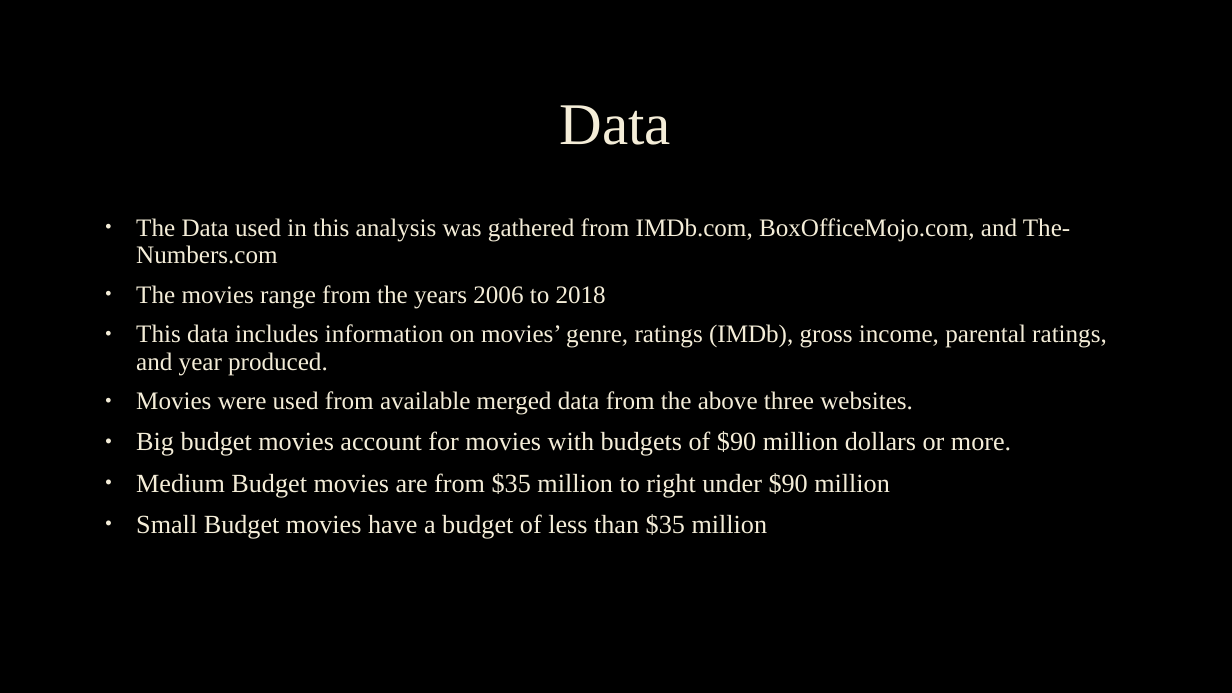
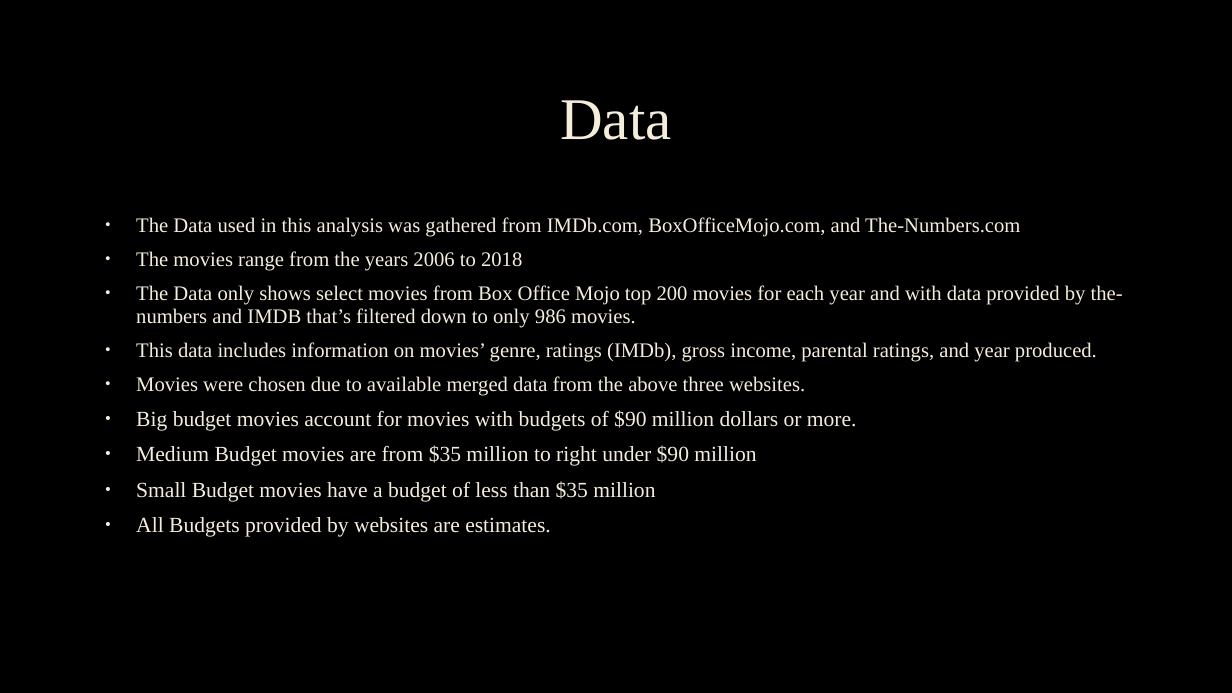
Before and after one commit to Coleman-R/Movie_Capstone, a slide deck: slide 3 of Capstone_presentation.pptx. Drawn at 1232x693 pixels with LibreOffice and Linux fonts; fonts in the diff are those of the drawing; background and template pictures are left out. Boxes give left, top, right and bottom in pixels: in the first picture for what was removed or moved away, otherwise in the second. Text is boxed around its words. In the diff, an @@ line names an element or a change of style, - is before the commit and + after.

```diff
--- a/Capstone_presentation.pptx
+++ b/Capstone_presentation.pptx
@@ title "Data" moved from (x1=560, y1=105, x2=671, y2=145) to (x1=560, y1=100, x2=671, y2=140) @@
@@ text at (x1=136, y1=217, x2=1097, y2=502): size 19.6 to 16.1 pt in "The Data used in this analysis was ...", "The movies range from the years 2006 ...", "This data includes information on movies’ genre, ..."; size 20.4 to 16.8 pt in "Big budget movies account for movies with ...", "Medium Budget movies are from $35 million ...", "Small Budget movies have a budget of ..." @@
@@ text at (x1=136, y1=285, x2=1123, y2=328): paragraph added @@
+• The Data only shows select movies from Box Office Mojo top 200 movies for each year and with data provided by the-numbers and IMDB that’s filtered down to only 986 movies.
@@ text at (x1=136, y1=376, x2=805, y2=396): text changed; size 19.6 to 16.1 pt @@
-• Movies were used from available merged data from the above three websites.
+• Movies were chosen due to available merged data from the above three websites.
@@ text at (x1=136, y1=517, x2=551, y2=537): paragraph added @@
+• All Budgets provided by websites are estimates.
```
Also in this commit, not shown: 3 other slides changed, 1 slide added, 1 slide removed, 4 other files.
